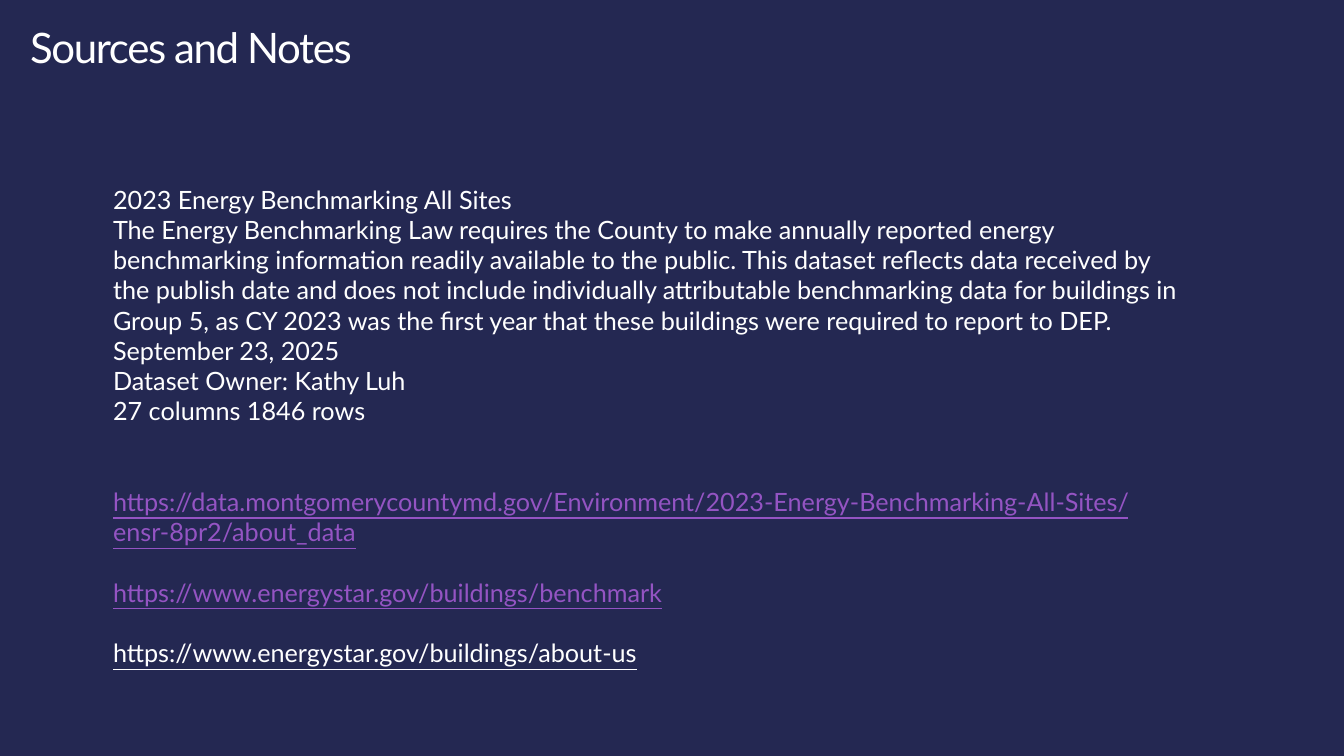
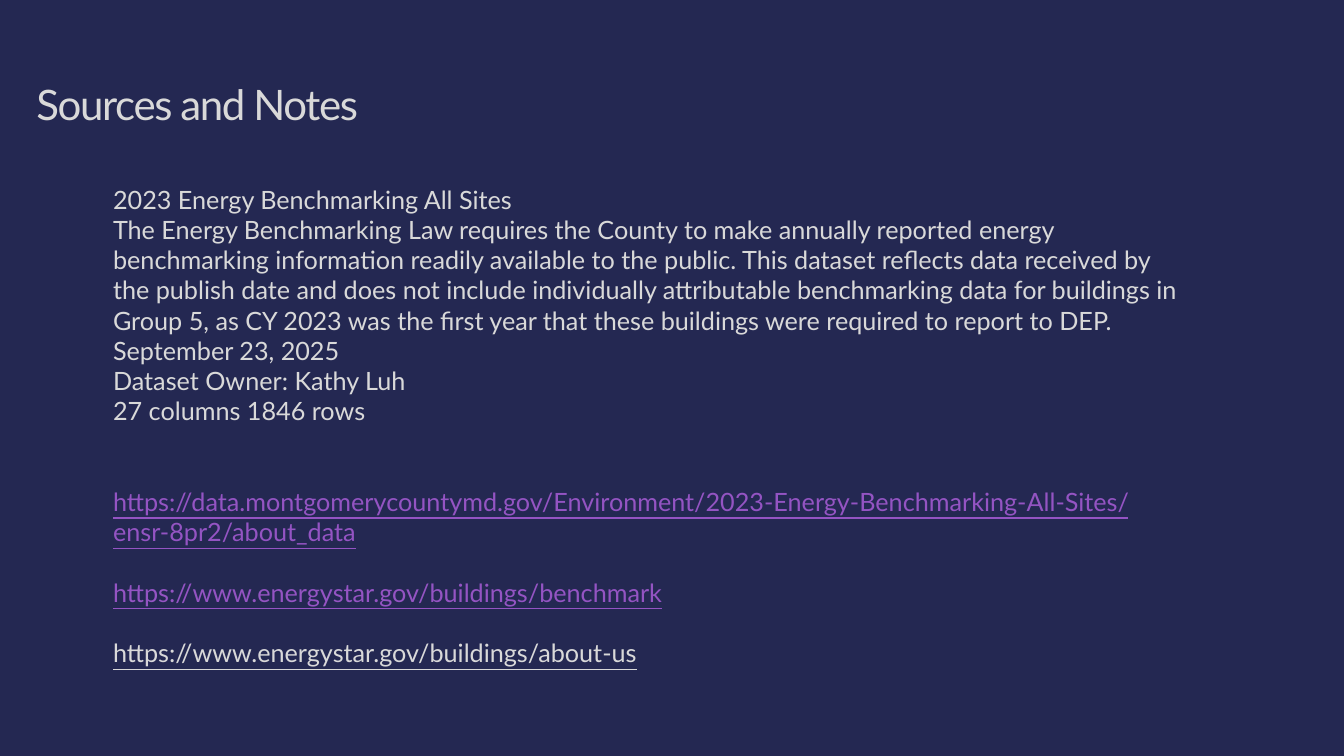
Before and after one commit to Alissa-Ouspen/data110_alissa, a slide deck: slide 14 of project1/Proj1_Present_Energy_Ouspenskaia.pptx. Drawn at 1344x756 pixels with LibreOffice and Linux fonts; fonts in the diff are those of the drawing. Boxes give left, top, right and bottom in pixels: in the first picture for what was removed or moved away, otherwise in the second. Text is boxed around its words. In the diff, an @@ line names an element or a change of style, - is before the commit and + after.

```diff
--- a/project1/Proj1_Present_Energy_Ouspenskaia.pptx
+++ b/project1/Proj1_Present_Energy_Ouspenskaia.pptx
@@ title "Sources and Notes": place and size @@
-title "Sources and Notes" at box(30, 32, 352, 64)
+title "Sources and Notes" at box(36, 89, 358, 121)
@@ title "Sources and Notes" at box(36, 89, 358, 121): text colour #FFFFFF to #D9D9D9 @@
@@ text at box(113, 190, 1176, 667): text colour #FFFFFF to #D9D9D9 in "2023 Energy Benchmarking All Sites", "The Energy Benchmarking Law requires the County ...", "September 23, 2025", "Dataset Owner: Kathy Luh" and 2 more places @@
```
Also in this commit, not shown: 7 other slides changed, 11 other files.
